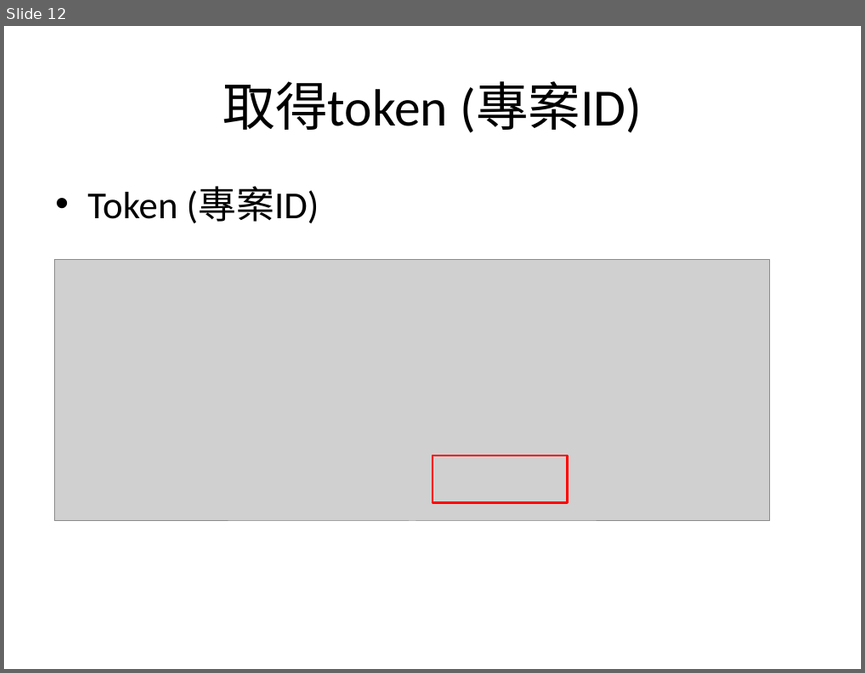
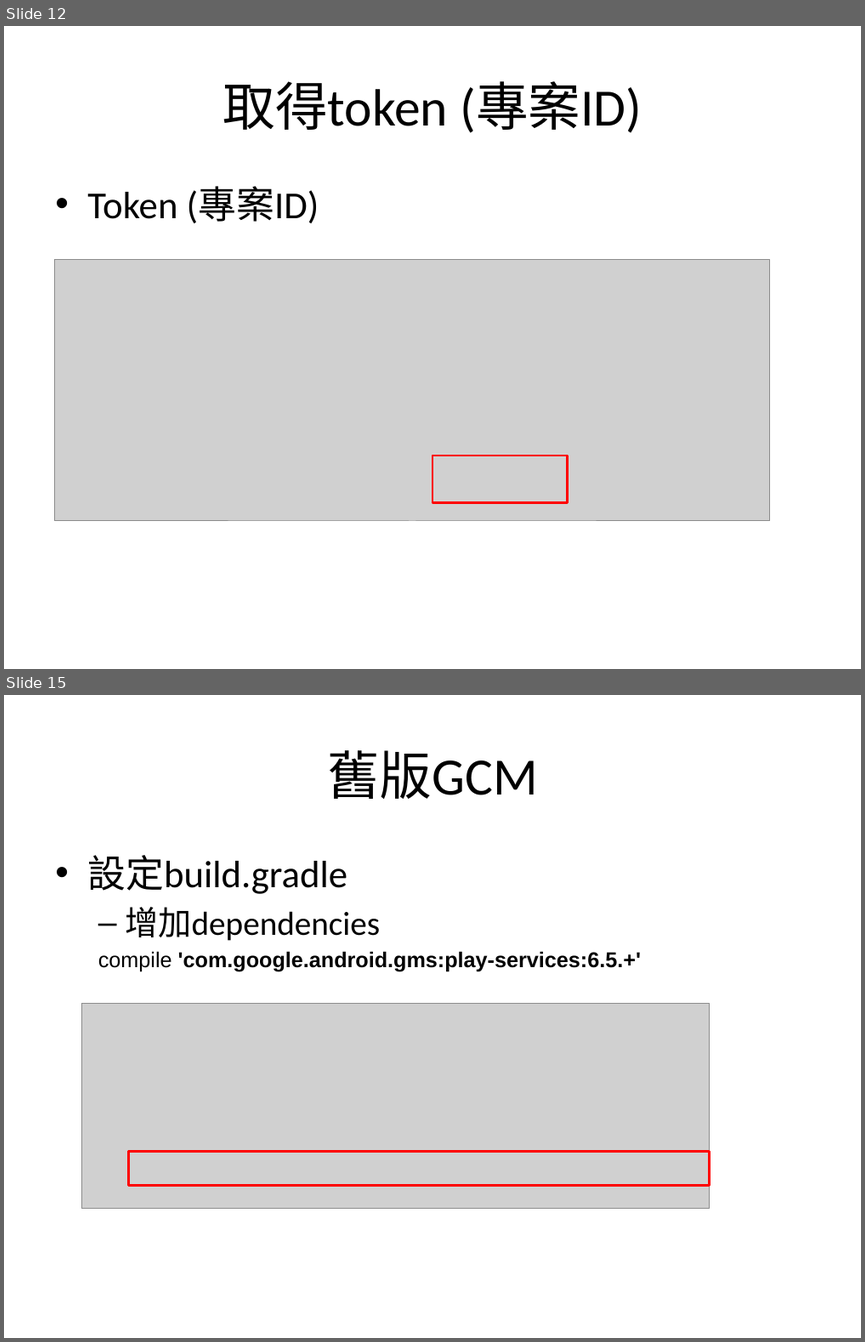
Before and after one commit to sonnyshih/AndroidDemoSample, a slide deck: CustomerUIDemo/GCM instruction.pptx. Shown one above the other, each under a label of ours: slide 12 before the commit, slides 12 and 15 after it; the slides between them are not shown. The pictures are 865x673 and 865x1342 pixels, drawn with LibreOffice and Linux fonts; fonts in the diff are those of the drawing; grey boxes stand for pictures. Boxes give left, top, right and bottom in pixels: in the first picture for what was removed or moved away, otherwise in the second. Text is boxed around its words. In the diff, an @@ line names an element or a change of style, - is before the commit and + after.

```diff
--- a/CustomerUIDemo/GCM instruction.pptx
+++ b/CustomerUIDemo/GCM instruction.pptx
@@ slide 15 added at bbox=[4, 695, 861, 1338], background #FFFFFF @@
@@ title added at bbox=[327, 750, 538, 799], 44 pt, text #000000 @@
+舊版GCM
@@ text added at bbox=[87, 855, 641, 972], 18 pt, text #000000, bold @@
+• 設定build.gradle
+  – 增加dependencies
+  compile 'com.google.android.gms:play-services:6.5.+'
@@ picture added at bbox=[82, 1003, 710, 1208] @@
@@ rectangle added at bbox=[129, 1151, 710, 1185], outline #FF0000 2 pt @@
```
Also in this commit, not shown: 1 slide changed, 6 other slides added, 17 other files.
